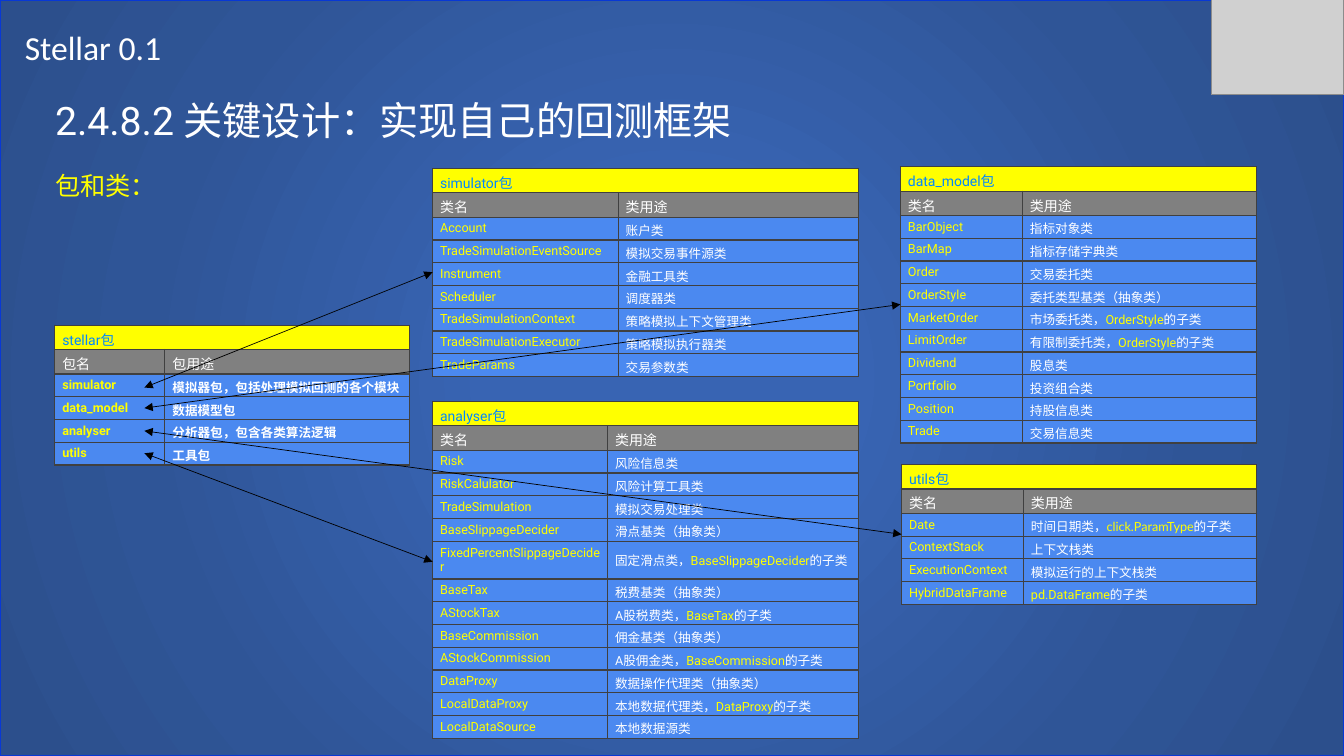
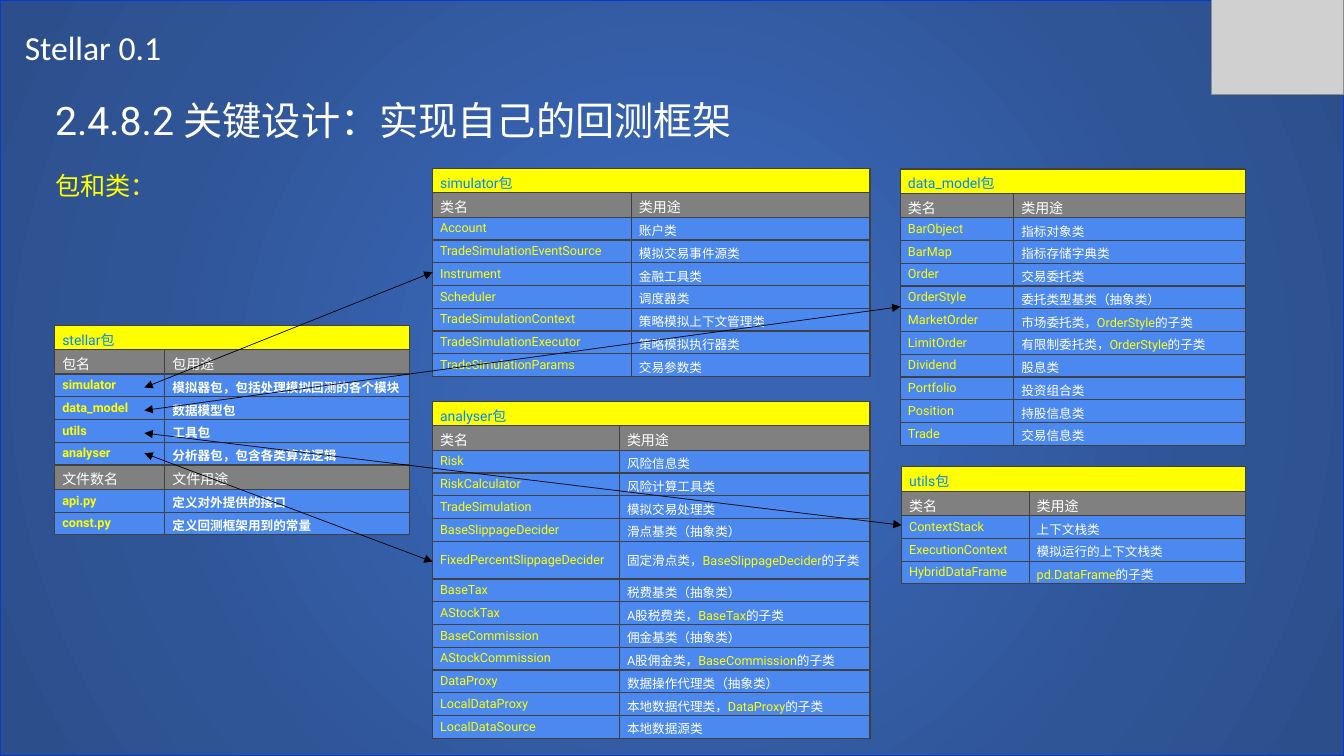
Before and after one commit to SCITLAS/Stellar, a slide deck: slide 71 of Stellar_0.1/documents/design.pptx. Drawn at 1344x756 pixels with LibreOffice and Linux fonts; fonts in the diff are those of the drawing; grey boxes stand for pictures. Boxes give left, top, right and bottom in pixels: in the first picture for what was removed or moved away, otherwise in the second. Text is boxed around its words. In the diff, an @@ line names an element or a change of style, - is before the commit and + after.

```diff
--- a/Stellar_0.1/documents/design.pptx
+++ b/Stellar_0.1/documents/design.pptx
@@ table at (433,168,870,377) @@
-row 9, column 1: TradeParams
+row 9, column 1: TradeSimulationParams
@@ table: place and size @@
-table at (433,168,858,377)
+table at (433,168,870,377)
@@ table: place and size @@
-table at (900,166,1256,443)
+table at (900,169,1245,445)
@@ table at (54,326,409,535) @@
+row 5: utils | 工具包
-row 6: utils | 工具包
+row 7: 文件数名 | 文件用途
+row 8: api.py | 定义对外提供的接口
+row 9: const.py | 定义回测框架用到的常量
@@ table at (433,401,870,738) @@
-row 4, column 1: RiskCalulator
+row 4, column 1: RiskCalculator
@@ table: place and size @@
-table at (433,401,859,738)
+table at (433,401,870,738)
@@ double arrow moved from (144, 431) - (901, 534) to (144, 434) - (901, 525) @@
@@ table at (901,467,1246,586) @@
-row 3: Date | 时间日期类，click.ParamType的子类
@@ table: place and size @@
-table at (901,465,1256,606)
+table at (901,467,1246,586)
```
Also in this commit, not shown: 26 other files.
